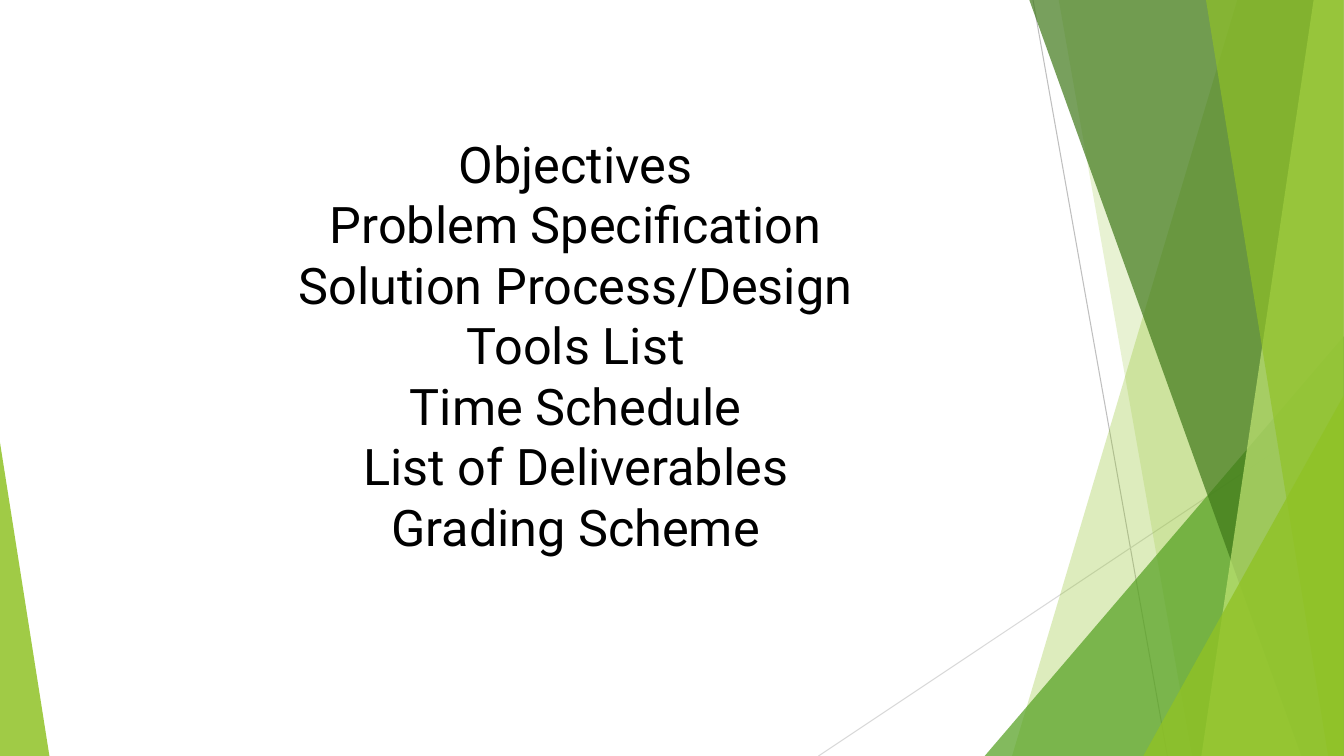
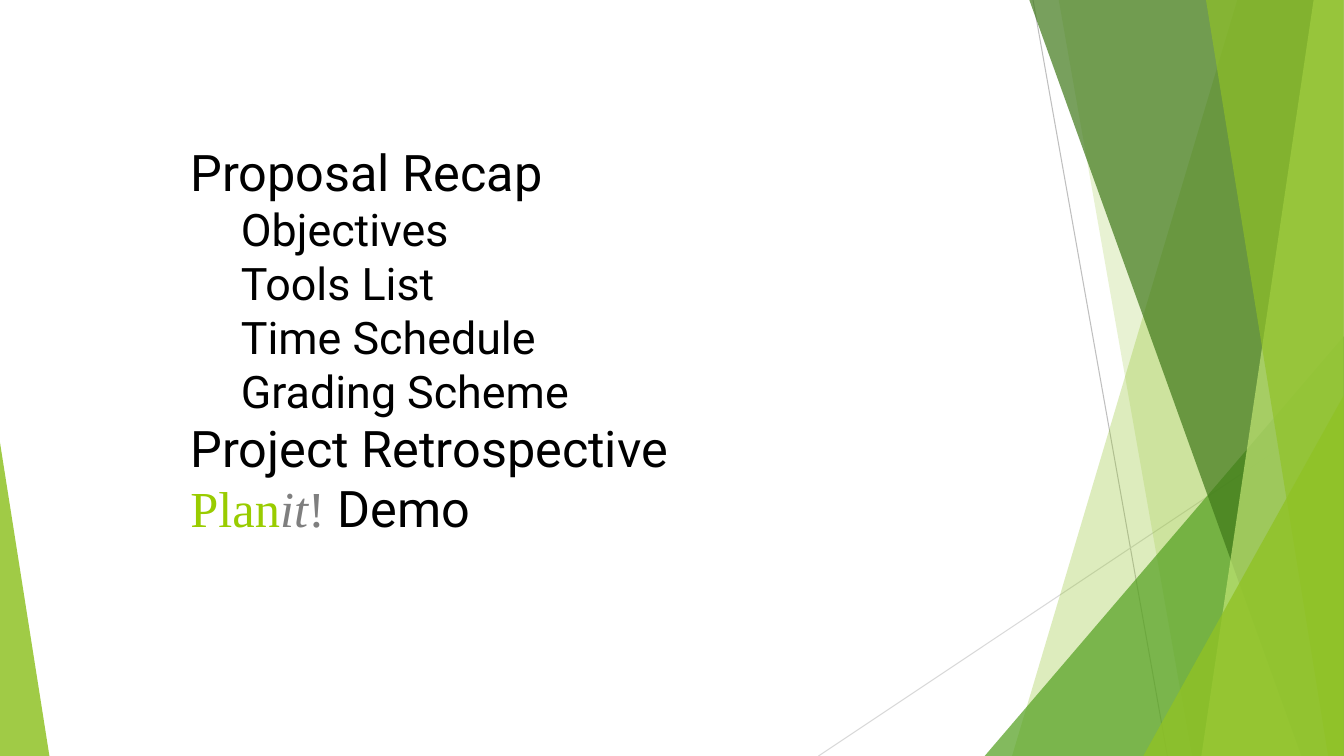
Before and after one commit to Project6/Planit, a slide deck: slide 2 of Final Project Documentation/CSC521.pptx. Drawn at 1344x756 pixels with LibreOffice and Linux fonts; fonts in the diff are those of the drawing. Boxes give left, top, right and bottom in pixels: in the first picture for what was removed or moved away, otherwise in the second. Text is boxed around its words. In the diff, an @@ line names an element or a change of style, - is before the commit and + after.

```diff
--- a/Final Project Documentation/CSC521.pptx
+++ b/Final Project Documentation/CSC521.pptx
@@ text "Proposal Recap": place and size @@
-text "Proposal Recap" at [299,145,852,557]
+text "Proposal Recap" at [190,153,668,528]
@@ text at [190,153,543,202]: paragraph added @@
+Proposal Recap
@@ text at [299,204,852,315]: paragraphs removed @@
-Problem Specification
-Solution Process/Design
@@ text at [241,212,569,418]: size 36 to 32 pt in "Objectives", "Tools List", "Time Schedule", "Grading Scheme"; alignment centre to left; list level 1 to 2 in "Objectives"; list level 1 to 2 in "Tools List"; list level 1 to 2 in "Time Schedule"; list level 1 to 2 in "Grading Scheme" @@
@@ text at [190,430,668,528]: paragraphs added @@
+Project Retrospective
+Planit! Demo
@@ text at [363,446,788,486]: paragraph removed @@
-List of Deliverables
```
Also in this commit, not shown: 3 other slides changed, 6 slides added, 2 slides removed.
